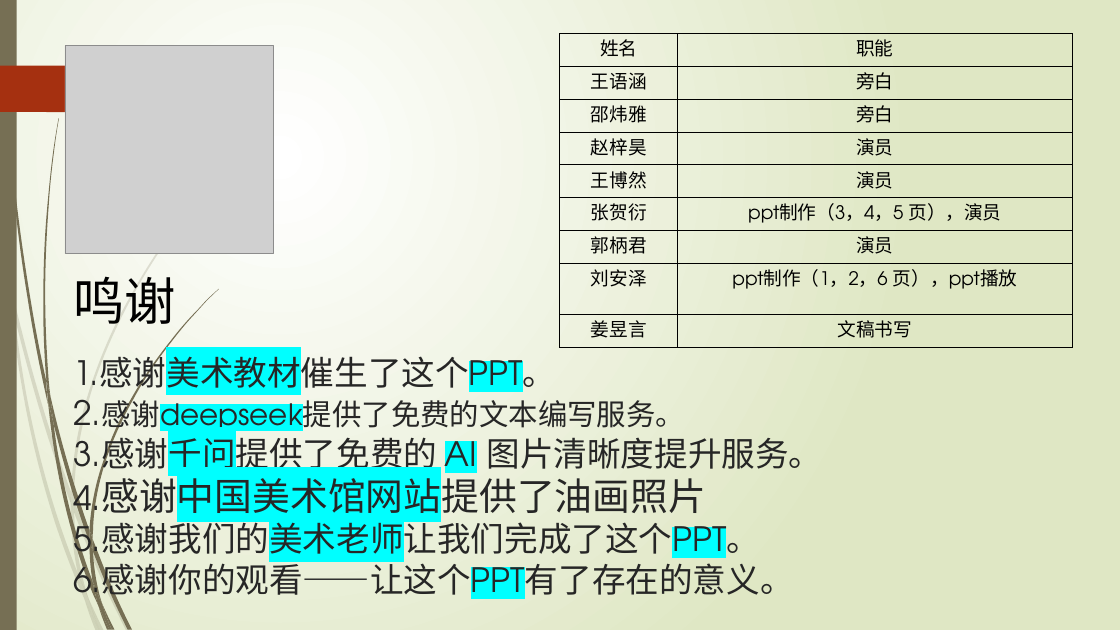
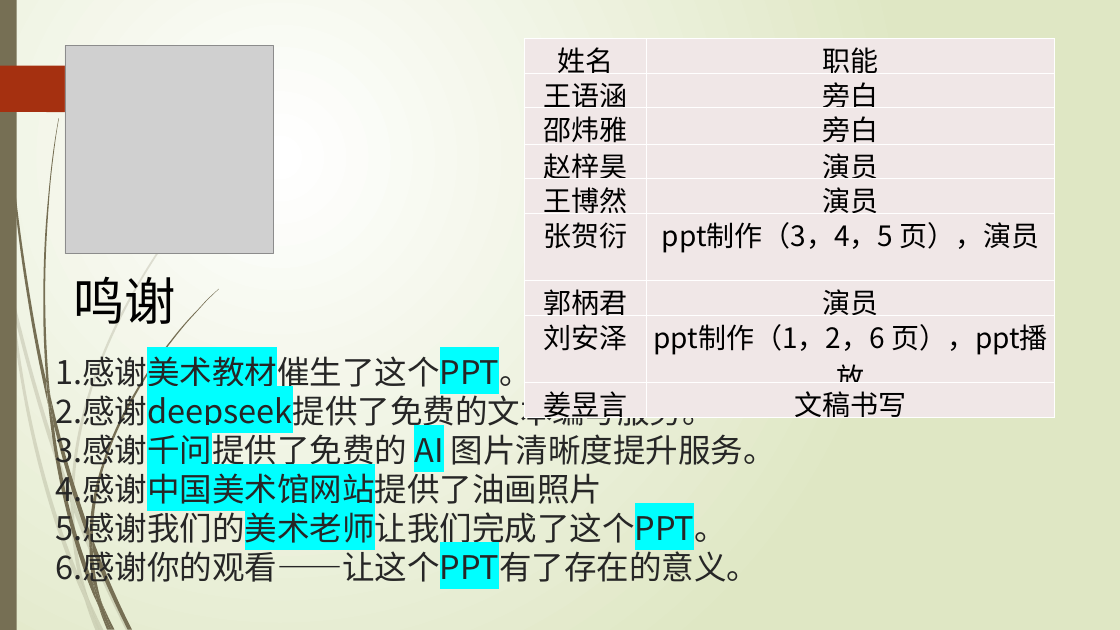
Before and after one commit to Zhao-Yidan1982/meishuzuoye, a slide deck: slide 5 of 《千年土地翻了身》.pptx. Drawn at 1120x630 pixels with LibreOffice and Linux fonts; fonts in the diff are those of the drawing; grey boxes stand for pictures. Boxes give left, top, right and bottom in pixels: in the first picture for what was removed or moved away, otherwise in the second. Text is boxed around its words. In the diff, an @@ line names an element or a change of style, - is before the commit and + after.

```diff
--- a/《千年土地翻了身》.pptx
+++ b/《千年土地翻了身》.pptx
@@ table at [525, 39, 1055, 427] @@
@@ fill none to #F0E8E7 in 18 cells @@
@@ size 16 to 24 pt, font TeX Gyre Adventor to Noto Sans CJK SC @@
@@ borders changed @@
@@ table: place and size @@
-table at [560, 34, 1073, 348]
+table at [525, 39, 1055, 427]
@@ title "1.感谢美术教材催生了这个PPT。 2.感谢deepseek提供了免费的文本编写服务。 3.感谢千问提供了免费的 AI  ...": place and size @@
-title "1.感谢美术教材催生了这个PPT。 2.感谢deepseek提供了免费的文本编写服务。 3.感谢千问提供了免费的 AI  ..." at [73, 350, 823, 608]
+title "1.感谢美术教材催生了这个PPT。 2.感谢deepseek提供了免费的文本编写服务。 3.感谢千问提供了免费的 AI  ..." at [55, 351, 776, 588]
@@ title "1.感谢美术教材催生了这个PPT。 2.感谢deepseek提供了免费的文本编写服务。 3.感谢千问提供了免费的 AI  ..." at [55, 351, 776, 588]: size 28.8 to 27.9 pt in "1.感谢美术教材催生了这个PPT。 2.感谢deepseek提供了免费的文本编写服务。 3.感谢千问提供了免费的 AI  ..."; size 25.2 to 27.9 pt in "2.感谢deepseek提供了免费的文本编写服务。"; size 32.4 to 27.9 pt in "4.感谢中国美术馆网站提供了油画照片"; font TeX Gyre Adventor to Noto Sans CJK SC @@
```
Also in this commit, not shown: 1 other slide changed, 2 other files.
